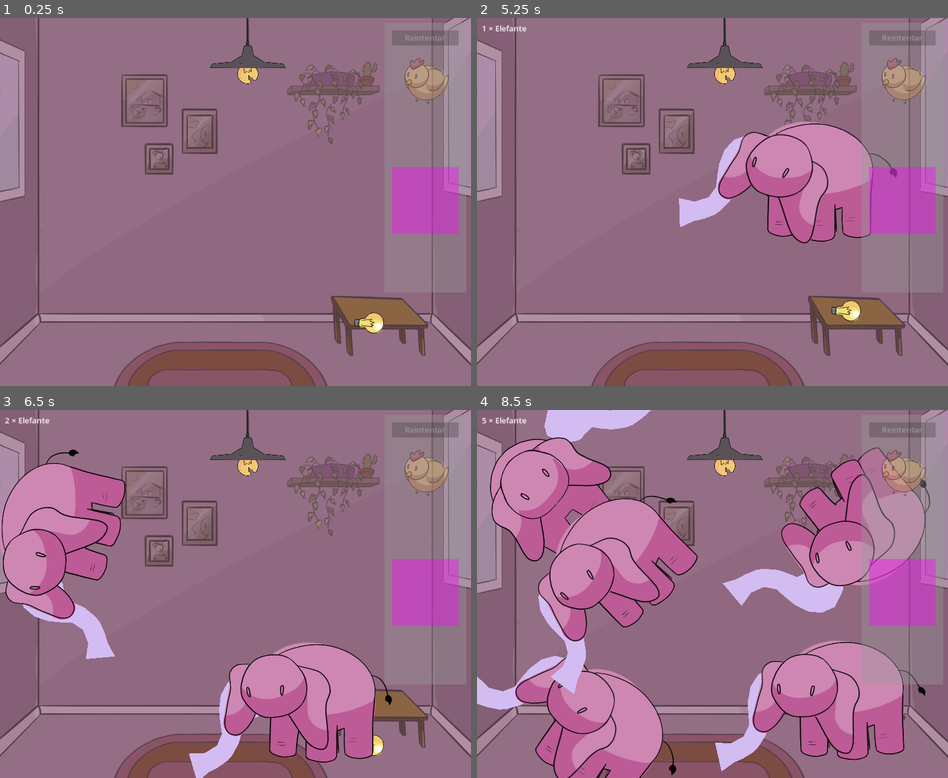
Above: before the commit, frames 1-4 (two rows, left to right).
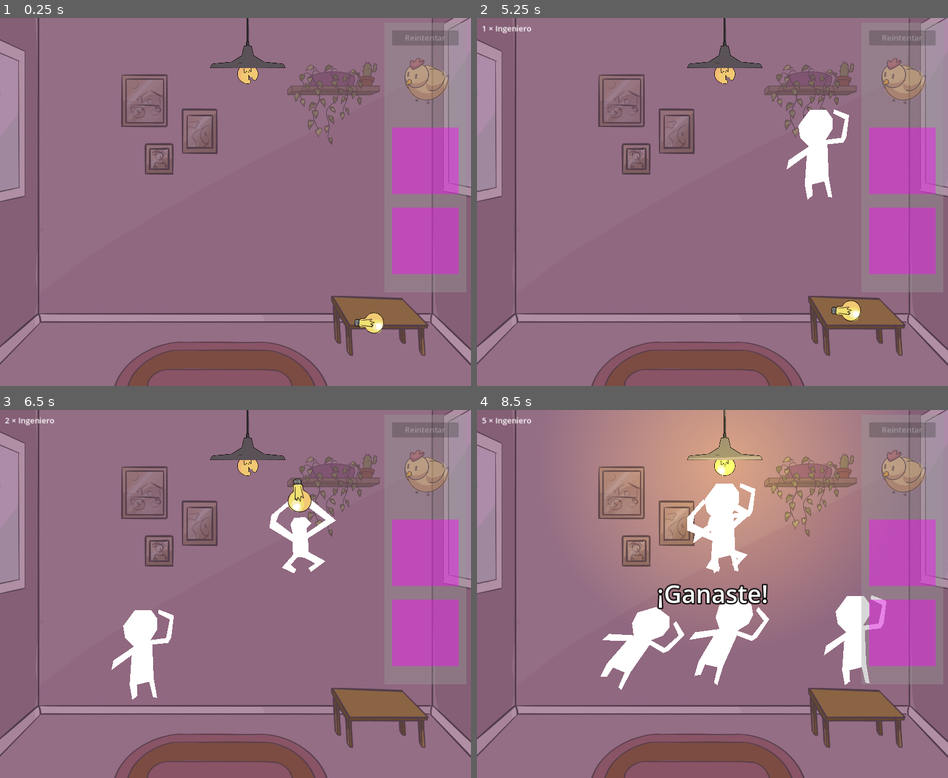
Above: after the commit, the same moments.

Repository: JuanFdS/ggj2024
Game: Godot game, scene res://Habitacion.tscn
Same seed, same stepped clock (60 frames per second), same inputs: the game is played once before the commit and once after it.
Inputs (mouse positions are in pixels of both pictures, inside the frame that each line leads up to; where the layout moved, square brackets give the same spot in the first picture):
- Up to frame 1 (0.25 s): no input
- Up to frame 2 (5.25 s): click "Reintentar" at 0.5 s; click (900, 87) [900, 106] at 1.25 s; click (900, 165) [900, 227] at 2 s; click (900, 246) at 2.77 s; click "Reintentar" at 3.5 s; click "Reintentar" at 4.25 s; tap Enter at 5 s; move the mouse to (816, 183) at 5.02 s; hold Up (ui_up) from 5.03 s (still down); click (816, 183) at 5.17 s
- Up to frame 3 (6.5 s): move the mouse to (141, 612) at 5.77 s; release Up (ui_up) at 5.78 s; hold Down (ui_down) from 5.78 s (still down); click (141, 612) at 5.92 s
- Up to frame 4 (8.5 s): move the mouse to (759, 513) at 6.52 s; release Down (ui_down) at 6.53 s; hold Up (ui_up) 6.53-8.03 s; click (759, 513) at 6.67 s; move the mouse to (688, 667) at 7.27 s; click (688, 667) at 7.42 s; move the mouse to (853, 649) at 8.02 s; hold Down (ui_down) from 8.03 s (still down); click (853, 649) at 8.17 s

The runs differ from the first frame. In frame 1, 3.6% of the frame differs, in the area x 83-98%, y 29-70%; in frame 2, 12%; in frame 3, 24%; in frame 4, 62%, in the area x 0-98%, y 0-100%.

Commit message:
Mejoras al ingeniero

Diff:
--- a/Cosas/Ingeniero/Ingeniero.gd
+++ b/Cosas/Ingeniero/Ingeniero.gd
@@ -12,16 +12,16 @@
 	%AgarrandoLamparita.visible = false
 	%AreaDetectoraDeLamparitas.body_entered.connect(func(lamparita):
 		lamparita_a_buscar = lamparita
-		estado = Estado.BuscandoLamparita,
-		CONNECT_ONE_SHOT
-	)
+		estado = Estado.BuscandoLamparita
+	, CONNECT_ONE_SHOT)
+
 	%AreaAgarradoraDeLamparitas.body_entered.connect(func(lamparita: Node2D):
 		estado = Estado.LamparitaEnMano
 		%Mirando.visible = false
 		%AgarrandoLamparita.visible = true
-		lamparita.queue_free(),
-		CONNECT_ONE_SHOT
-	)
+		lamparita.queue_free()
+	, CONNECT_ONE_SHOT)
+
 	%AreaDeEnchufado.area_entered.connect(func(area_lampara_rota):
 		estado = Estado.Enchufado
 		var lampara_rota = area_lampara_rota.get_parent()
@@ -31,9 +31,13 @@
 		collision_mask = 0
 		sleeping = true
 		set_physics_process(false)
-		EstadoDelJuego.se_gano(),
-		CONNECT_ONE_SHOT
-	)
+
+		var lamparita_nueva = $Node2D/AgarrandoLamparita/LamparitaNueva
+		lamparita_nueva.visible = false
+		lampara_rota.arreglar()
+		EstadoDelJuego.se_gano()
+	, CONNECT_ONE_SHOT)
+
 	%Saltar.timeout.connect(self.saltar)
 
 func _physics_process(delta):
--- a/Cosas/Ingeniero/Ingeniero.tscn
+++ b/Cosas/Ingeniero/Ingeniero.tscn
@@ -34,7 +34,6 @@
 unique_name_in_owner = true
 position = Vector2(4, -246)
 rotation = -0.0364874
-scale = Vector2(1, 1)
 
 [node name="Mirando" type="Polygon2D" parent="Node2D"]
 unique_name_in_owner = true
@@ -46,7 +45,7 @@
 visible = false
 polygon = PackedVector2Array(-20, 31, -54, 11, -18, -23, -16, -61, -79, -108, -70, -144, -12, -184, -5, -174, -47, -146 …(205 unchanged characters)…
 
-[node name="Sprite2D" type="Sprite2D" parent="Node2D/AgarrandoLamparita"]
+[node name="LamparitaNueva" type="Sprite2D" parent="Node2D/AgarrandoLamparita"]
 position = Vector2(14, -194)
 rotation = 3.13316
 scale = Vector2(0.65, 0.65)
--- a/Habitacion.tscn
+++ b/Habitacion.tscn
@@ -8,6 +8,7 @@
 [ext_resource type="Resource" uid="uid://ddj4n35rvig3h" path="res://TiposDeCosa/Gallina.tres" id="5_5pbi7"]
 [ext_resource type="Resource" uid="uid://dy7qc2pn6grp8" path="res://TiposDeCosa/Elefante.tres" id="7_7rnom"]
 [ext_resource type="Texture2D" uid="uid://c3x42lqjy22pk" path="res://Assets/Fondito.jpg" id="8_pon65"]
+[ext_resource type="Resource" uid="uid://bjrenhl57k3j3" path="res://TiposDeCosa/Ingeniero.tres" id="9_divun"]
 
 [sub_resource type="WorldBoundaryShape2D" id="WorldBoundaryShape2D_kf7ph"]
 normal = Vector2(1, 0)
@@ -30,6 +31,9 @@
 [sub_resource type="Theme" id="Theme_aud63"]
 
 [sub_resource type="PlaceholderTexture2D" id="PlaceholderTexture2D_xedp5"]
+size = Vector2(100, 100)
+
+[sub_resource type="PlaceholderTexture2D" id="PlaceholderTexture2D_qywrp"]
 size = Vector2(100, 100)
 
 [node name="Habitacion" type="Node2D"]
@@ -72,9 +76,9 @@
 [node name="Camera2D" type="Camera2D" parent="."]
 anchor_mode = 0
 
-[node name="CanvasLayer" type="CanvasLayer" parent="."]
+[node name="InterfazDeUsuario" type="CanvasLayer" parent="."]
 
-[node name="Mensajito" type="Label" parent="CanvasLayer"]
+[node name="Mensajito" type="Label" parent="InterfazDeUsuario"]
 unique_name_in_owner = true
 anchors_preset = 8
 anchor_left = 0.5
@@ -89,7 +93,7 @@
 grow_vertical = 2
 label_settings = SubResource("LabelSettings_ppkp1")
 
-[node name="PanelLateral" type="Control" parent="CanvasLayer"]
+[node name="PanelLateral" type="Control" parent="InterfazDeUsuario"]
 layout_mode = 3
 anchors_preset = 1
 anchor_left = 1.0
@@ -100,7 +104,7 @@
 size_flags_horizontal = 8
 size_flags_vertical = 0
 
-[node name="MarginContainer" type="MarginContainer" parent="CanvasLayer/PanelLateral"]
+[node name="MarginContainer" type="MarginContainer" parent="InterfazDeUsuario/PanelLateral"]
 layout_mode = 1
 anchors_preset = 15
 anchor_right = 1.0
@@ -112,12 +116,12 @@
 theme_override_constants/margin_right = 10
 theme_override_constants/margin_bottom = 10
 
-[node name="PanelContainer" type="PanelContainer" parent="CanvasLayer/PanelLateral/MarginContainer"]
+[node name="PanelContainer" type="PanelContainer" parent="InterfazDeUsuario/PanelLateral/MarginContainer"]
 modulate = Color(1, 1, 1, 0.392157)
 layout_mode = 2
 theme_override_styles/panel = SubResource("StyleBoxFlat_anw5k")
 
-[node name="MarginContainer" type="MarginContainer" parent="CanvasLayer/PanelLateral/MarginContainer/PanelContainer"]
+[node name="MarginContainer" type="MarginContainer" parent="InterfazDeUsuario/PanelLateral/MarginContainer/PanelContainer"]
 layout_mode = 2
 theme = SubResource("Theme_aud63")
 theme_override_constants/margin_left = 15
@@ -125,17 +129,17 @@
 theme_override_constants/margin_right = 15
 theme_override_constants/margin_bottom = 15
 
-[node name="GridContainer" type="GridContainer" parent="CanvasLayer/PanelLateral/MarginContainer/PanelContainer/MarginContainer"]
+[node name="GridContainer" type="GridContainer" parent="InterfazDeUsuario/PanelLateral/MarginContainer/PanelContainer/MarginContainer"]
 clip_contents = true
 layout_mode = 2
 
-[node name="BotonReiniciar" type="Button" parent="CanvasLayer/PanelLateral/MarginContainer/PanelContainer/MarginContainer/GridContainer"]
+[node name="BotonReiniciar" type="Button" parent="InterfazDeUsuario/PanelLateral/MarginContainer/PanelContainer/MarginContainer/GridContainer"]
 unique_name_in_owner = true
 layout_mode = 2
 mouse_default_cursor_shape = 2
 text = "Reintentar"
 
-[node name="BotonGallina" type="TextureButton" parent="CanvasLayer/PanelLateral/MarginContainer/PanelContainer/MarginContainer/GridContainer"]
+[node name="BotonGallina" type="TextureButton" parent="InterfazDeUsuario/PanelLateral/MarginContainer/PanelContainer/MarginContainer/GridContainer"]
 layout_mode = 2
 size_flags_horizontal = 3
 size_flags_vertical = 3
@@ -146,7 +150,7 @@
 script = ExtResource("4_th3gl")
 tipo_de_cosa = ExtResource("5_5pbi7")
 
-[node name="BotonElefante" type="TextureButton" parent="CanvasLayer/PanelLateral/MarginContainer/PanelContainer/MarginContainer/GridContainer"]
+[node name="BotonElefante" type="TextureButton" parent="InterfazDeUsuario/PanelLateral/MarginContainer/PanelContainer/MarginContainer/GridContainer"]
 layout_mode = 2
 size_flags_horizontal = 3
 size_flags_vertical = 3
@@ -157,7 +161,18 @@
 script = ExtResource("4_th3gl")
 tipo_de_cosa = ExtResource("7_7rnom")
 
-[node name="MarginContainer" type="MarginContainer" parent="CanvasLayer"]
+[node name="BotonIngeniero" type="TextureButton" parent="InterfazDeUsuario/PanelLateral/MarginContainer/PanelContainer/MarginContainer/GridContainer"]
+layout_mode = 2
+size_flags_horizontal = 3
+size_flags_vertical = 3
+mouse_default_cursor_shape = 2
+texture_normal = SubResource("PlaceholderTexture2D_qywrp")
+ignore_texture_size = true
+stretch_mode = 4
+script = ExtResource("4_th3gl")
+tipo_de_cosa = ExtResource("9_divun")
+
+[node name="MarginContainer" type="MarginContainer" parent="InterfazDeUsuario"]
 offset_right = 40.0
 offset_bottom = 40.0
 theme_override_constants/margin_left = 10
@@ -165,6 +180,6 @@
 theme_override_constants/margin_right = 10
 theme_override_constants/margin_bottom = 10
 
-[node name="Contador" type="Label" parent="CanvasLayer/MarginContainer"]
+[node name="Contador" type="Label" parent="InterfazDeUsuario/MarginContainer"]
 unique_name_in_owner = true
 layout_mode = 2
--- /dev/null
+++ b/TiposDeCosa/Ingeniero.tres
@@ -0,0 +1,13 @@
+[gd_resource type="Resource" script_class="TipoDeCosa" load_steps=4 format=3 uid="uid://bjrenhl57k3j3"]
+
+[ext_resource type="PackedScene" uid="uid://chgyw6mdy5mon" path="res://Cosas/Ingeniero/Ingeniero.tscn" id="1_07wk0"]
+[ext_resource type="Script" path="res://TipoDeCosa.gd" id="2_ulbgs"]
+
+[sub_resource type="PlaceholderTexture2D" id="PlaceholderTexture2D_qywrp"]
+size = Vector2(100, 100)
+
+[resource]
+script = ExtResource("2_ulbgs")
+nombre = "Ingeniero"
+escena = ExtResource("1_07wk0")
+textura = SubResource("PlaceholderTexture2D_qywrp")
Not shown: 1 places in Habitacion.tscn that only renumber resources
